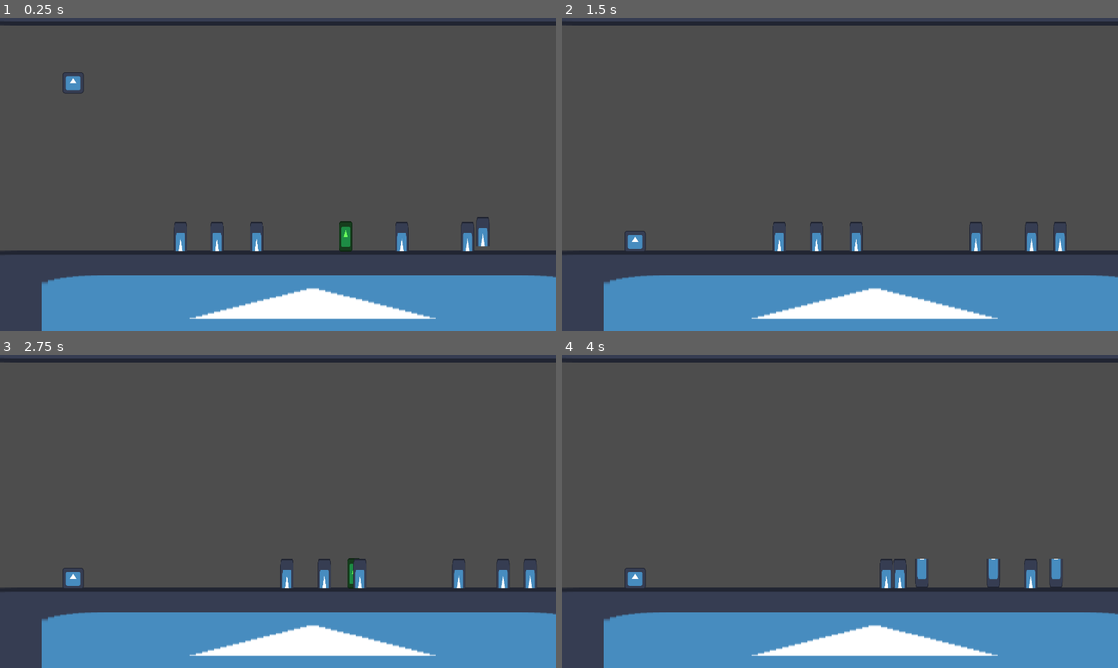
Above: before the commit, frames 1-4 (two rows, left to right).
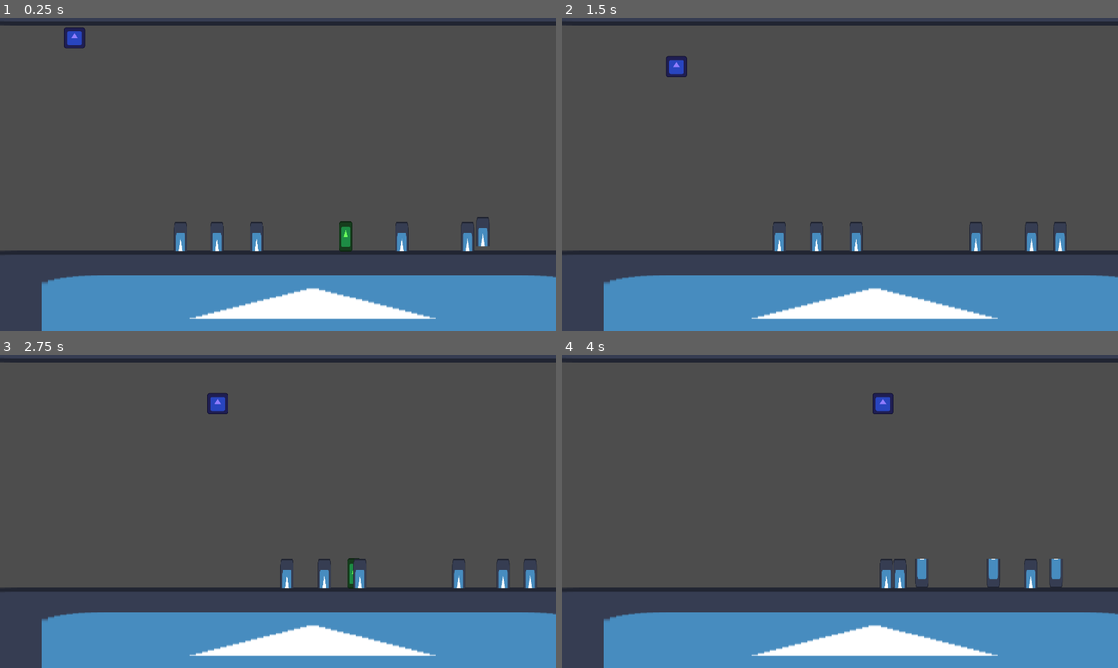
Above: after the commit, the same moments.

Repository: Neverknow247/project-demon-sword
Game: Godot game, scene res://enemies/enemy_test.tscn
The game is run twice, just before and just after one commit, with the same random seed, the same clock (stepped at 60 frames per second) and the same inputs. This scene is started directly instead of the project's main scene. The engine's default icon, where the game draws it, is replaced by a stand-in: a white triangle on a blue panel in a dark square.
Inputs (mouse positions are in pixels of both pictures, inside the frame that each line leads up to):
- Up to frame 1 (0.25 s): no input
- Up to frame 2 (1.5 s): tap Enter (ui_accept) at 0.5, 0.77 s; move the mouse to (962, 158) at 0.52 s; hold Right (ui_right) 0.53-1.25 s; tap O at 0.6 s; click (962, 158) at 0.67 s; drag from (728, 190) to (862, 237) at 1.27 s
- Up to frame 3 (2.75 s): move the mouse to (333, 442) at 2.02 s; hold Left (ui_left) from 2.03 s (still down); tap Shift at 2.1 s
- Up to frame 4 (4 s): release Left (ui_left) at 2.75 s; drag from (812, 574) to (1017, 574) at 2.77 s; move the mouse to (1006, 558) at 3.52 s; hold Right (ui_right) from 3.53 s (still down); tap O at 3.6 s; tap Enter (ui_accept) at 3.77 s

The runs differ from the first frame. In frame 1, 0.4% of the frame differs, in the area x 11-16%, y 2-25%; in frame 2, 0.4%; in frame 3, 0.4%; in frame 4, 0.4%.

Commit message:
bat slam attack

Diff:
--- a/enemies/demon_bat/demon_bat.gd
+++ b/enemies/demon_bat/demon_bat.gd
@@ -1,20 +1,75 @@
 extends CharacterBody2D
 
+class_name DemonBat
 
-const SPEED = 300.0
-const JUMP_VELOCITY = -400.0
+@export var speed = 50.0
+@export var slam_speed = 100.0
+
+@onready var ceiling_cast = $ceiling_cast
 
 enum {
+	RESTING,
 	IDLE,
-	ATTACKING_PLAYER
+	FOLLOWING,
+	SLAM_ATTACK,
+	SLAM_RECOVERY,
+	DEAD
 }
 
 var state = IDLE
+var state_process = process_idle
+
+var attack_target = null
 
 func _physics_process(delta):
-	# Add the gravity.
-	if not is_on_floor():
-		velocity += get_gravity() * delta
+	state_process.call(delta)
+
+	move_and_slide()
+
+func process_idle(delta) -> void:
+	pass
+
+func process_following(delta) -> void:
+	if ceiling_cast.is_colliding():
+		velocity.y = lerp(velocity.y, speed, delta)
+		velocity.x = 0
+	else:
+		velocity.y = 0
+
+		velocity.x = sign(attack_target.position.x - position.x) * speed
+
+		if abs(attack_target.position.x - position.x) < 8:
+			set_state(SLAM_ATTACK)
+
+func process_slam_attack(delta) -> void:
+	velocity.x = 0
+	if is_on_floor() and $AttackCooldown.is_stopped():
+		$AttackCooldown.start()
+	else:
+		velocity.y = slam_speed
+
+func process_slam_recovery(delta) -> void:
+	velocity.x = 0
+	velocity.y = -slam_speed
+	if ceiling_cast.is_colliding():
+		set_state(FOLLOWING)
+
+func set_state(value) -> void:
+	state = value
+	match state:
+		RESTING:
+			pass
+		IDLE:
+			state_process = process_idle
+		FOLLOWING:
+			state_process = process_following
+		SLAM_ATTACK:
+			state_process = process_slam_attack
+		SLAM_RECOVERY:
+			state_process = process_slam_recovery
+		DEAD:
+			pass
 
 
-	move_and_slide()
+func _on_attack_cooldown_timeout():
+	set_state(SLAM_RECOVERY)
--- a/enemies/demon_bat/demon_bat.tscn
+++ b/enemies/demon_bat/demon_bat.tscn
@@ -11,6 +11,7 @@
 script = ExtResource("1_gnsuf")
 
 [node name="sprite_2d" type="Sprite2D" parent="."]
+modulate = Color(0.56998, 0.490687, 1, 1)
 scale = Vector2(0.1, 0.1)
 texture = ExtResource("2_xhryq")
 
@@ -19,3 +20,9 @@
 
 [node name="ceiling_cast" type="RayCast2D" parent="."]
 target_position = Vector2(0, -25)
+
+[node name="AttackCooldown" type="Timer" parent="."]
+wait_time = 0.5
+one_shot = true
+
+[connection signal="timeout" from="AttackCooldown" to="." method="_on_attack_cooldown_timeout"]
--- a/enemies/enemy_test.gd
+++ b/enemies/enemy_test.gd
@@ -7,6 +7,9 @@
 		if child is DeadCultist:
 			child.attack_target = $player_place_holder
 			child.set_state(DeadCultist.FOLLOWING)
+		elif child is DemonBat:
+			child.attack_target = $player_place_holder
+			child.set_state(DemonBat.FOLLOWING)
 
 
 # Called every frame. 'delta' is the elapsed time since the previous frame.
